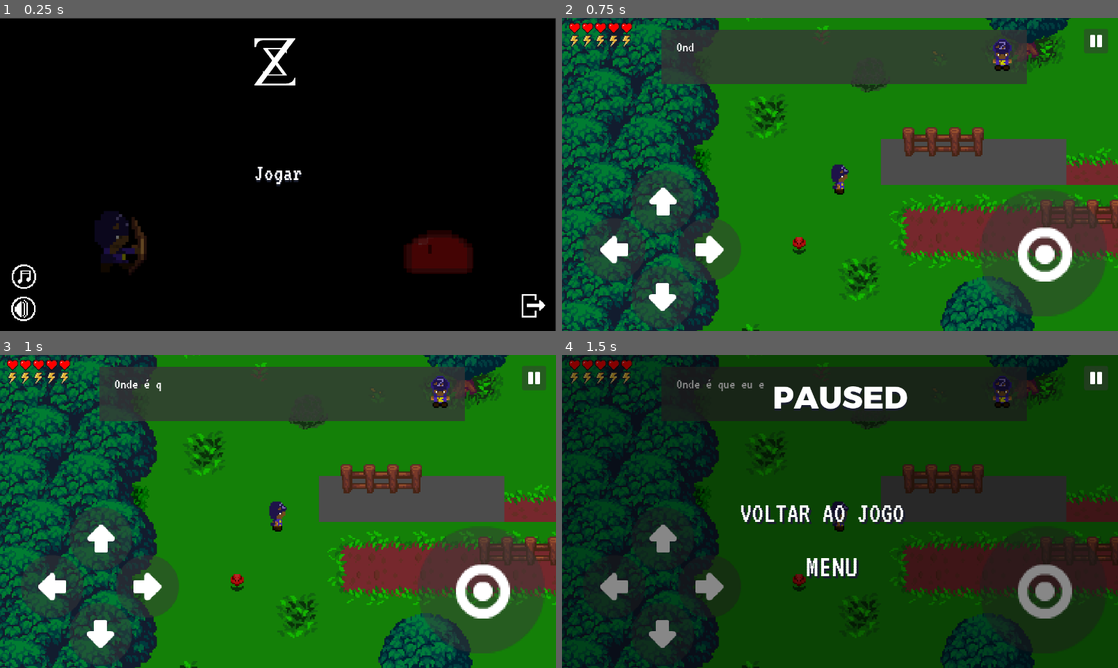
Above: before the commit, frames 1-4 (two rows, left to right).
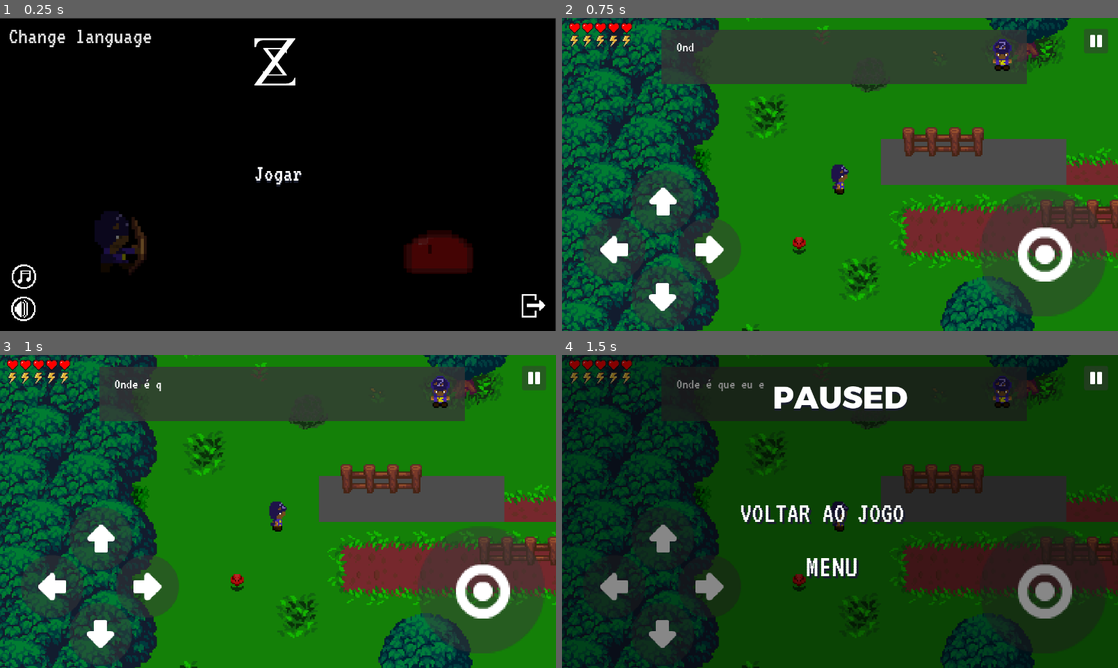
Above: after the commit, the same moments.

Repository: SynT8735/Blackout
Game: Godot game, scene res://Scenes/Menu/Menu.tscn
Two runs of this game, one before a commit and one after it. Both use one fixed random seed, a clock stepped at 60 frames per second and the inputs below.
Inputs (mouse positions are in pixels of both pictures, inside the frame that each line leads up to):
- Up to frame 1 (0.25 s): no input
- Up to frame 2 (0.75 s): click "Jogar" at 0.5 s
- Up to frame 3 (1 s): no input
- Up to frame 4 (1.5 s): click (1095, 376) at 1.25 s

The runs differ from the first frame. In frame 1, 0.5% of the frame differs, in the area x 1-55%, y 3-54%; in frame 2, nothing differs; in frame 3, nothing differs; in frame 4, nothing differs.

Commit message:
localizations!
added portugeese, english and russian
(and we need new font, because ours didn't support cyrillic)
language changing on the main menu
localizations stored in .csv file

Diff:
--- a/Blackout/Organizado/Scenes/GameOver.tscn
+++ b/Blackout/Organizado/Scenes/GameOver.tscn
@@ -33,8 +33,9 @@
 custom_colors/font_color_shadow = Color( 0.101961, 0.117647, 0.180392, 1 )
 custom_constants/shadow_offset_x = 5
 custom_constants/shadow_offset_y = 5
-text = "MORRES-TE"
+text = "YOU_DIED"
 align = 1
+uppercase = true
 
 [node name="playAgain" parent="." instance=ExtResource( 3 )]
 anchor_left = 0.5
--- a/Blackout/Organizado/Scenes/Menu/Buttons/playAgain.tscn
+++ b/Blackout/Organizado/Scenes/Menu/Buttons/playAgain.tscn
@@ -23,6 +23,6 @@
 custom_colors/font_color_shadow = Color( 0.101961, 0.117647, 0.180392, 1 )
 custom_constants/shadow_offset_x = 5
 custom_constants/shadow_offset_y = 5
-text = "Jogar Novamente
-"
+text = "PLAY_AGAIN"
+align = 1
 uppercase = true
--- a/Blackout/Organizado/Scenes/Menu/Buttons/voltaraoJogo.tscn
+++ b/Blackout/Organizado/Scenes/Menu/Buttons/voltaraoJogo.tscn
@@ -19,5 +19,5 @@
 custom_colors/font_color_shadow = Color( 0.101961, 0.117647, 0.180392, 1 )
 custom_constants/shadow_offset_x = 5
 custom_constants/shadow_offset_y = 5
-text = "Voltar ao jogo"
+text = "RETURN_TO_THE_GAME"
 uppercase = true
--- a/Blackout/Organizado/Scenes/Menu/Menu.tscn
+++ b/Blackout/Organizado/Scenes/Menu/Menu.tscn
@@ -88,14 +88,15 @@
 
 [node name="newgame" type="Label" parent="New Game"]
 margin_left = -338.0
+margin_top = 1.0
 margin_right = 700.64
-margin_bottom = 59.316
+margin_bottom = 60.316
 custom_fonts/font = SubResource( 2 )
 custom_colors/font_outline_modulate = Color( 0, 0, 0, 1 )
 custom_colors/font_color_shadow = Color( 0.101961, 0.117647, 0.180392, 1 )
 custom_constants/shadow_offset_x = 0
 custom_constants/shadow_offset_y = 5
-text = "Jogar"
+text = "PLAY"
 align = 1
 
 [node name="Exit" type="Button" parent="."]
@@ -129,6 +130,16 @@
 custom_styles/pressed = SubResource( 7 )
 custom_styles/focus = SubResource( 8 )
 flat = true
+
+[node name="change_lang" type="LinkButton" parent="."]
+margin_left = 20.0
+margin_top = 14.0
+margin_right = 350.0
+margin_bottom = 70.0
+custom_fonts/font = SubResource( 2 )
+text = "Change language"
+underline = 2
 [connection signal="pressed" from="New Game" to="." method="_on_New_Game_pressed"]
 [connection signal="pressed" from="Exit" to="." method="_on_Exit_pressed"]
 [connection signal="toggled" from="Audio" to="." method="_on_Audio_toggled"]
+[connection signal="pressed" from="change_lang" to="." method="_on_change_lang_pressed"]
--- a/Blackout/Organizado/Scenes/Menu/fade_in/FadeIn.tscn
+++ b/Blackout/Organizado/Scenes/Menu/fade_in/FadeIn.tscn
@@ -1,7 +1,6 @@
 [gd_scene load_steps=3 format=2]
 
 [ext_resource path="res://assets/scripts/fade_in.gd" type="Script" id=1]
-
 
 [sub_resource type="Animation" id=1]
 resource_name = "fade_in"
--- a/Blackout/Organizado/Scenes/World.tscn
+++ b/Blackout/Organizado/Scenes/World.tscn
@@ -17,10 +17,10 @@
 [ext_resource path="res://Scenes/GameOver.tscn" type="PackedScene" id=15]
 [ext_resource path="res://assets/font/VT323-Regular.ttf" type="DynamicFontData" id=16]
 [ext_resource path="res://assets/scripts/first_dialogue.gd" type="Script" id=17]
-[ext_resource path="res://assets/sprites/PNG/sprites/ShadowSpirit/Ilde/ShadowSpirit/ShadowSpirit_0.png" type="Texture" id=18]
-[ext_resource path="res://assets/sprites/PNG/sprites/ShadowSpirit/Ilde/ShadowSpirit/ShadowSpirit_1.png" type="Texture" id=19]
-[ext_resource path="res://assets/sprites/PNG/sprites/ShadowSpirit/Ilde/ShadowSpirit/ShadowSpirit_2.png" type="Texture" id=20]
-[ext_resource path="res://assets/sprites/PNG/sprites/Zell/Idle/idle_down.png" type="Texture" id=21]
+[ext_resource path="res://assets/sprites/PNG/sprites/Zell/Idle/idle_down.png" type="Texture" id=18]
+[ext_resource path="res://assets/sprites/PNG/sprites/ShadowSpirit/Ilde/ShadowSpirit/ShadowSpirit_0.png" type="Texture" id=19]
+[ext_resource path="res://assets/sprites/PNG/sprites/ShadowSpirit/Ilde/ShadowSpirit/ShadowSpirit_1.png" type="Texture" id=20]
+[ext_resource path="res://assets/sprites/PNG/sprites/ShadowSpirit/Ilde/ShadowSpirit/ShadowSpirit_2.png" type="Texture" id=21]
 [ext_resource path="res://Scenes/player.tscn" type="PackedScene" id=22]
 [ext_resource path="res://Scenes/slime.tscn" type="PackedScene" id=23]
 [ext_resource path="res://assets/Sons/flecha.ogg" type="AudioStream" id=24]
@@ -46,15 +46,15 @@
 
 [sub_resource type="SpriteFrames" id=7]
 animations = [ {
-"frames": [ ExtResource( 18 ), ExtResource( 19 ), ExtResource( 20 ) ],
+"frames": [ ExtResource( 18 ) ],
+"loop": true,
+"name": "zell",
+"speed": 8.0
+}, {
+"frames": [ ExtResource( 19 ), ExtResource( 20 ), ExtResource( 21 ) ],
 "loop": true,
 "name": "shadow_spirit",
 "speed": 5.0
-}, {
-"frames": [ ExtResource( 21 ) ],
-"loop": true,
-"name": "zell",
-"speed": 8.0
 } ]
 
 [node name="World" type="Node"]
@@ -68,7 +68,6 @@
 position = Vector2( 1, -2 )
 
 [node name="HUD" type="CanvasLayer" parent="."]
-editor/display_folded = true
 
 [node name="HP" type="Control" parent="HUD"]
 editor/display_folded = true
@@ -232,6 +231,8 @@
 custom_constants/shadow_offset_x = 0
 custom_constants/shadow_offset_y = 5
 text = "PAUSED"
+align = 1
+uppercase = true
 
 [node name="voltarJogo" parent="PauseMenu/Pause" instance=ExtResource( 12 )]
 anchor_left = 0.5
--- a/Blackout/Organizado/Scenes/player.tscn
+++ b/Blackout/Organizado/Scenes/player.tscn
@@ -3,11 +3,10 @@
 [ext_resource path="res://assets/scripts/KinematicBody2D.gd" type="Script" id=1]
 [ext_resource path="res://assets/anim/player_anim.tres" type="SpriteFrames" id=2]
 
-[sub_resource type="RectangleShape2D" id=2]
+[sub_resource type="RectangleShape2D" id=1]
 extents = Vector2( 6.0693, 5.03551 )
 
-[sub_resource type="Animation" id=1]
-resource_name = "taking_damage"
+[sub_resource type="Animation" id=2]
 length = 0.45
 step = 0.05
 tracks/0/type = "value"
@@ -44,7 +43,7 @@
 polygon = PoolVector2Array( 4.84273, -6.0688, 5.00032, 3.00113, 4.01923, 3.03192, 4.06704, 4.02591, 3.02397, 4.00761, 3 …(240 unchanged characters)…
 
 [node name="AnimationPlayer" type="AnimationPlayer" parent="."]
-anims/taking_damage = SubResource( 1 )
+anims/taking_damage = SubResource( 2 )
 
 [node name="Tween" type="Tween" parent="."]
 [connection signal="body_entered" from="Area2D" to="." method="_on_Area2D_body_entered"]
--- a/Blackout/Organizado/Scenes/slime.tscn
+++ b/Blackout/Organizado/Scenes/slime.tscn
@@ -117,7 +117,7 @@
 [node name="AnimatedSprite" type="AnimatedSprite" parent="."]
 frames = SubResource( 1 )
 animation = "left"
-frame = 1
+frame = 6
 playing = true
 
 [node name="CollisionPolygon2D" type="CollisionPolygon2D" parent="."]
--- a/Blackout/Organizado/assets/scripts/Menu.gd
+++ b/Blackout/Organizado/assets/scripts/Menu.gd
@@ -19,3 +19,15 @@
 		MusicController.stop()
 	else:
 		MusicController.play("res://assets/Sons/flauta_ed.ogg")
+
+func _on_change_lang_pressed():
+	# little bit messy, it's simple switch between locales
+	if TranslationServer.get_locale() == "pt":
+		TranslationServer.set_locale("en")
+		print("en locale")
+	elif TranslationServer.get_locale() == "en":
+		TranslationServer.set_locale("ru")
+		print("ru locale")
+	elif TranslationServer.get_locale() == "ru":
+		TranslationServer.set_locale("pt")
+		print("pt locale")
--- a/Blackout/Organizado/assets/scripts/first_dialogue.gd
+++ b/Blackout/Organizado/assets/scripts/first_dialogue.gd
@@ -1,6 +1,6 @@
 extends RichTextLabel
 
-var dialog = ["Onde é que eu estou?", "Como é que eu vim aqui parar?", "Quem...sou eu?", "Tu sabes porque estás aqui...Zell", "Ei! Espera aí! Como sabes o meu nome?"]
+var dialog = [tr("DIALOG001"), tr("DIALOG002"), tr("DIALOG003"), tr("DIALOG004"), tr("DIALOG005")]
 var page = 0
 var s = Vector2()
 
--- a/Blackout/Organizado/assets/scripts/global.gd
+++ b/Blackout/Organizado/assets/scripts/global.gd
@@ -1 +1,4 @@
 extends Node
+
+func _ready():
+	TranslationServer.set_locale("pt")
--- a/Blackout/Organizado/project.godot
+++ b/Blackout/Organizado/project.godot
@@ -108,6 +108,11 @@
 2d_render/layer_2="player"
 2d_physics/layer_2="walls"
 
+[locale]
+
+translations=PoolStringArray( "res://translations.pt.translation", "res://translations.en.translation", "res://translations.ru.translation" )
+locale_filter=[ 0, [  ] ]
+
 [rendering]
 
 quality/intended_usage/framebuffer_allocation=0
--- /dev/null
+++ b/Blackout/Organizado/translations.csv
@@ -0,0 +1,12 @@
+id,pt,en,ru
+PLAY,Jogar,Play,Играть
+RETURN_TO_THE_GAME,Voltar ao jogo,Return to the Game,Вернуться к игре
+MENU,Menu,Menu,Меню
+YOU_DIED,Morres-te,You Died,Вы погибли
+PLAY_AGAIN,Jogar Novamente,Play Again,Начать сначала
+PAUSED,Paused,Paused,Пауза
+DIALOG001,Onde é que eu estou?,Where am I?,Где я?
+DIALOG002,Como é que eu vim aqui parar?,How did I get here?,Как я сюда попал?
+DIALOG003,Quem...sou eu?,Who...am I?,Кто я?
+DIALOG004,Tu sabes porque estás aqui...Zell,You know why you're here...Zell,"Ты знаешь, почему ты здесь... Зелл"
+DIALOG005,Ei! Espera aí! Como sabes o meu nome?,Hey! Wait! How do you know my name?,Эй! Подожди! Откуда ты знаешь мое имя?
Not shown: 1 places in Blackout/Organizado/Scenes/player.tscn that only renumber resources
Not shown, added: Blackout/Organizado/translations.csv.import
Binary file added: Blackout/Organizado/translations.en.translation
Binary file added: Blackout/Organizado/translations.pt.translation
Binary file added: Blackout/Organizado/translations.ru.translation
